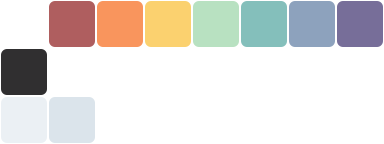
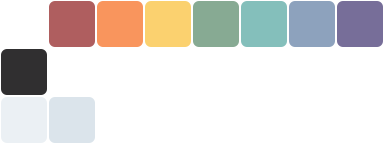
Layered file, before and after one edit (384 x 144). Changes by layer:
painted on "1행" over [193, 1, 239, 47]
